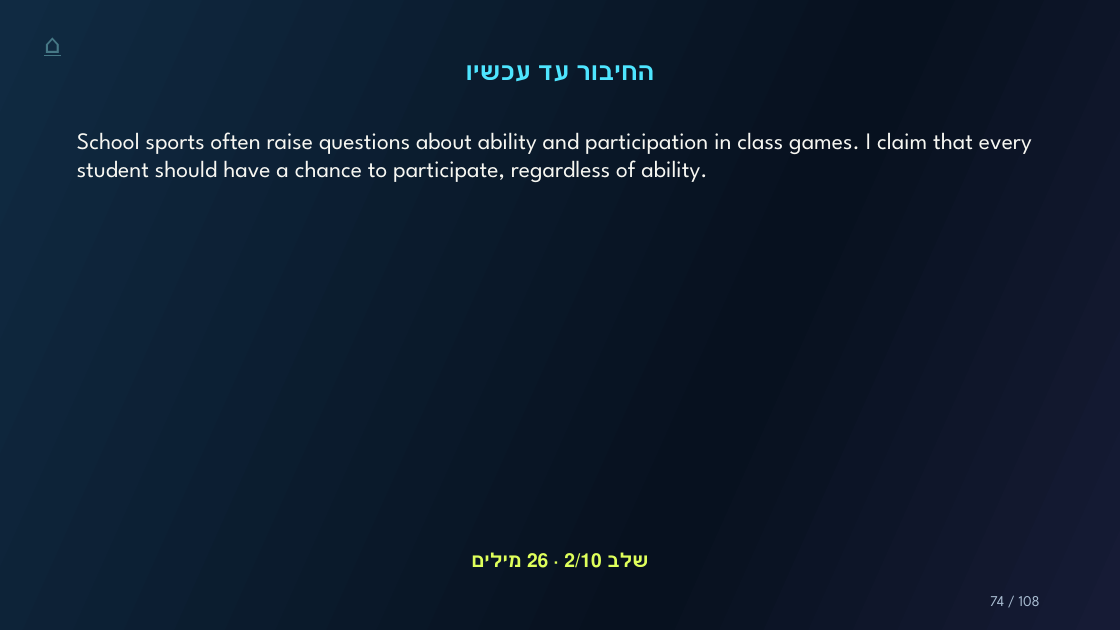
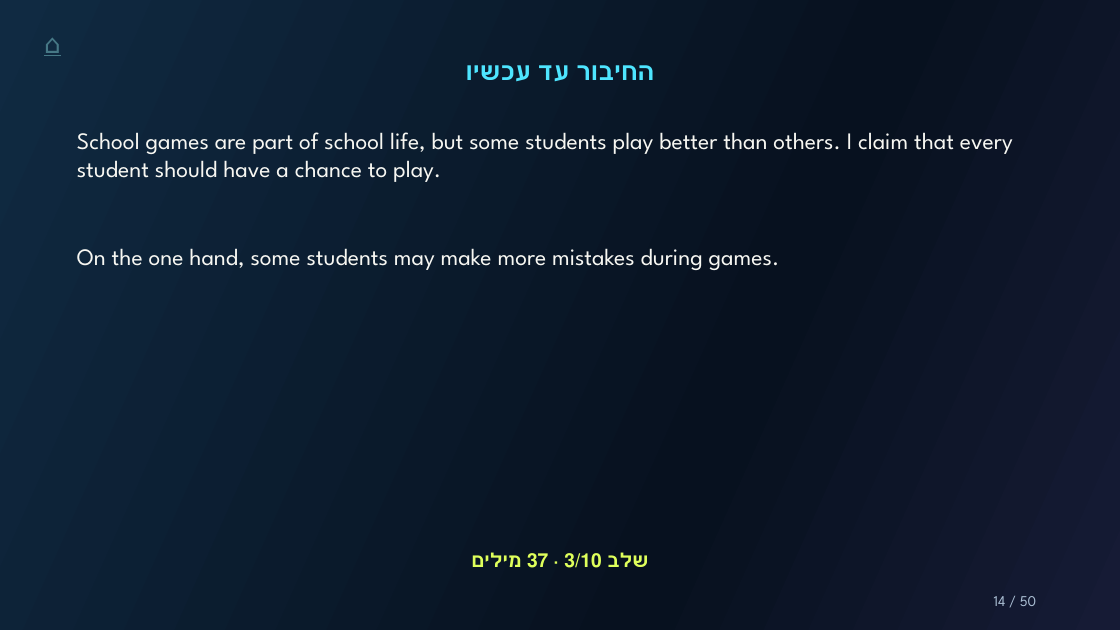
Before and after one commit to Simonh68/teachers, a slide deck: slide 14 of grade11/grammar-in-an-essay/files/grammar-in-an-essay.pptx (slide 74 before the commit). Drawn at 1120x630 pixels with LibreOffice and Linux fonts; fonts in the diff are those of the drawing. Boxes give left, top, right and bottom in pixels: in the first picture for what was removed or moved away, otherwise in the second. Text is boxed around its words. In the diff, an @@ line names an element or a change of style, - is before the commit and + after.

```diff
--- a/grade11/grammar-in-an-essay/files/grammar-in-an-essay.pptx
+++ b/grade11/grammar-in-an-essay/files/grammar-in-an-essay.pptx
@@ text at (77, 132, 1013, 182): text changed @@
-School sports often raise questions about ability and participation in class games. I claim that every student should have a chance to participate, regardless of ability.
+School games are part of school life, but some students play better than others. I claim that every student should have a chance to play.
@@ text added at (77, 248, 780, 270), 20.2 pt, text #F7F7F2 @@
+On the one hand, some students may make more mistakes during games.
@@ text at (564, 553, 601, 568): text changed @@
-שלב 2/10 · 26 מילים
+שלב 3/10 · 37 מילים
@@ text at (994, 596, 1036, 606): text changed @@
-74 / 108
+14 / 50
```
Also in this commit, not shown: 17 other slides changed, 32 slides added, 90 slides removed, 6 other files.
